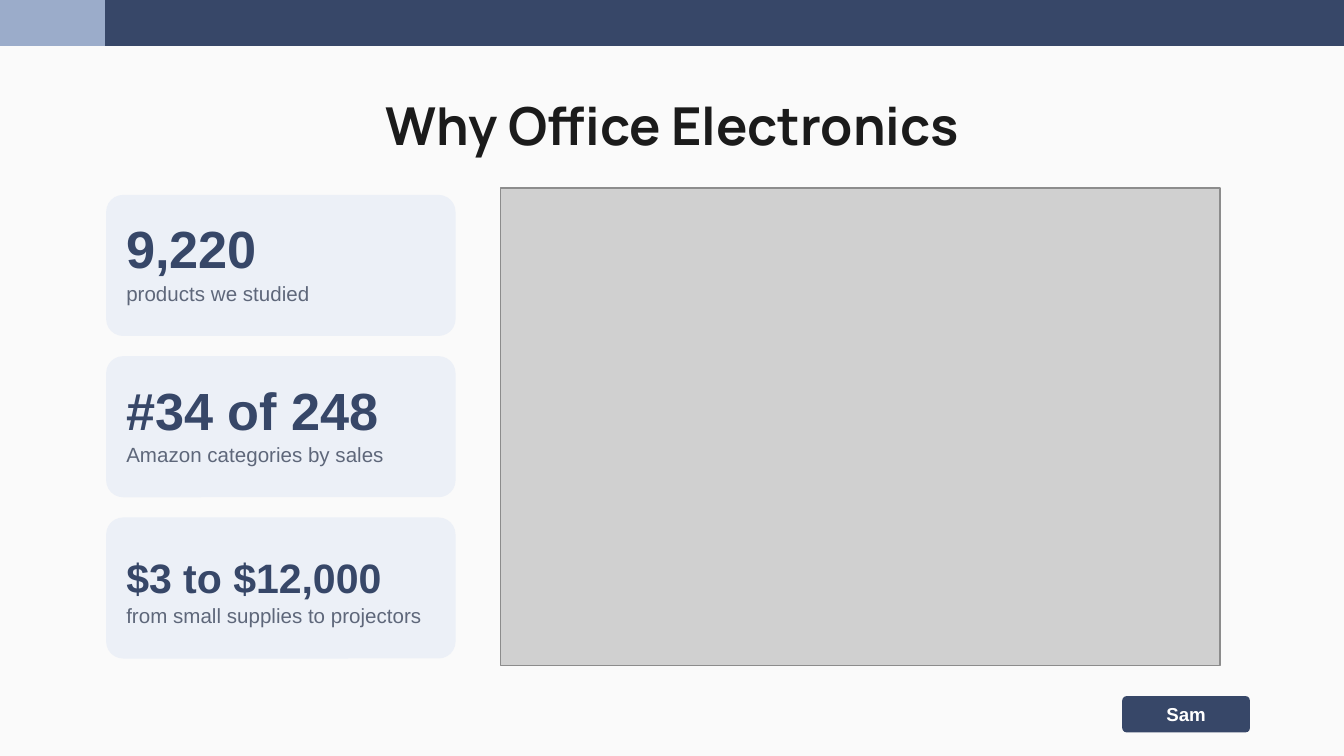
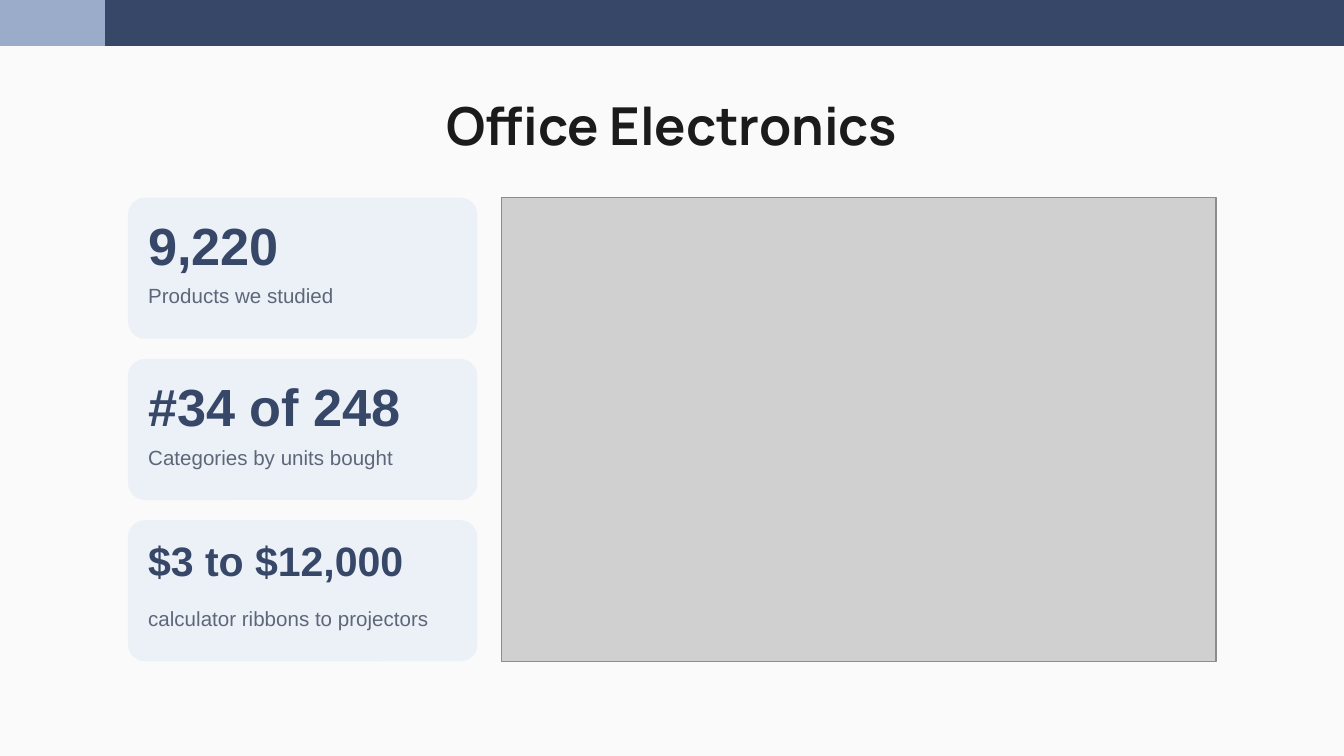
Before and after one commit to nakimagine/hello-world, a slide deck: slide 3 of Group_3_Amazon_Office_Electronic_Slides.pptx. Drawn at 1344x756 pixels with LibreOffice and Linux fonts; fonts in the diff are those of the drawing; grey boxes stand for pictures. Boxes give left, top, right and bottom in pixels: in the first picture for what was removed or moved away, otherwise in the second. Text is boxed around its words. In the diff, an @@ line names an element or a change of style, - is before the commit and + after.

```diff
--- a/Group_3_Amazon_Office_Electronic_Slides.pptx
+++ b/Group_3_Amazon_Office_Electronic_Slides.pptx
@@ title at [447,106,897,146]: text changed @@
-Why Office Electronics
+Office Electronics
@@ text "9,220": place and size @@
-text "9,220" at [126,231,257,276]
+text "9,220" at [148,228,279,273]
@@ picture: place and size @@
-picture at [500,188,1220,665]
+picture at [501,198,1216,661]
@@ text at [148,288,333,303]: text changed @@
-products we studied
+Products we studied
@@ text "#34 of 248": place and size @@
-text "#34 of 248" at [126,392,379,431]
+text "#34 of 248" at [148,388,400,427]
@@ text at [148,450,393,469]: text changed @@
-Amazon categories by sales
+Categories by units bought
@@ 3 rounded rectangles: place and size @@
-3 rounded rectangles at [106,195,456,659]
+3 rounded rectangles at [128,198,477,661]
@@ text "$3 to $12,000": place and size @@
-text "$3 to $12,000" at [126,562,381,600]
+text "$3 to $12,000" at [148,545,403,583]
@@ text at [148,611,428,630]: text changed @@
-from small supplies to projectors
+calculator ribbons to projectors
@@ rounded rectangle removed at [1122,696,1250,732] @@
-Sam
```
Also in this commit, not shown: 16 other slides changed, 19 slides added, 6 slides removed.
